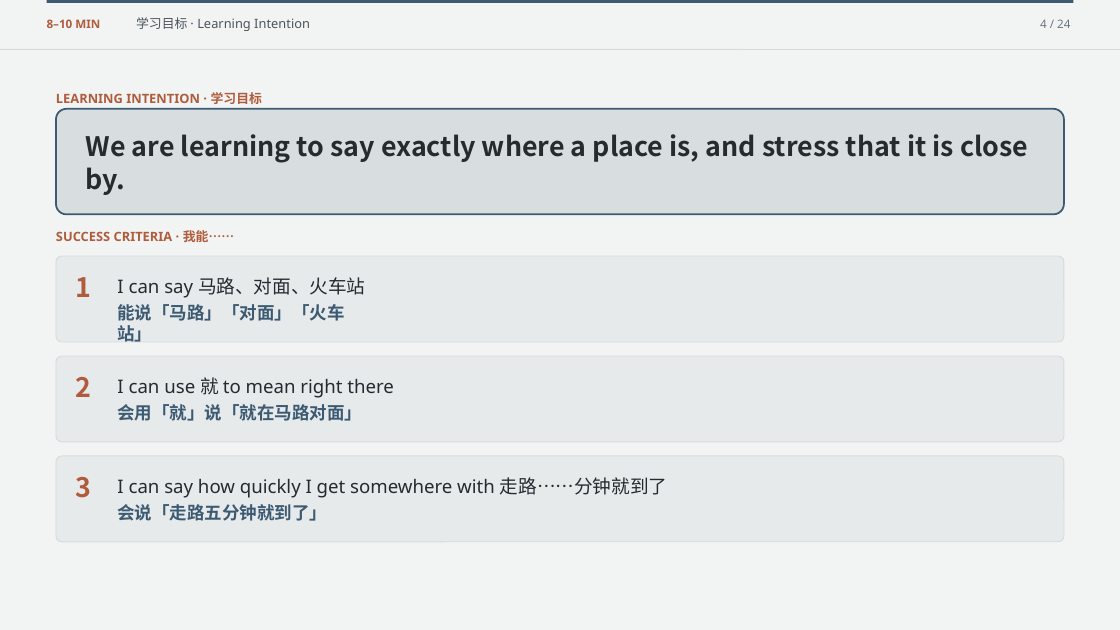
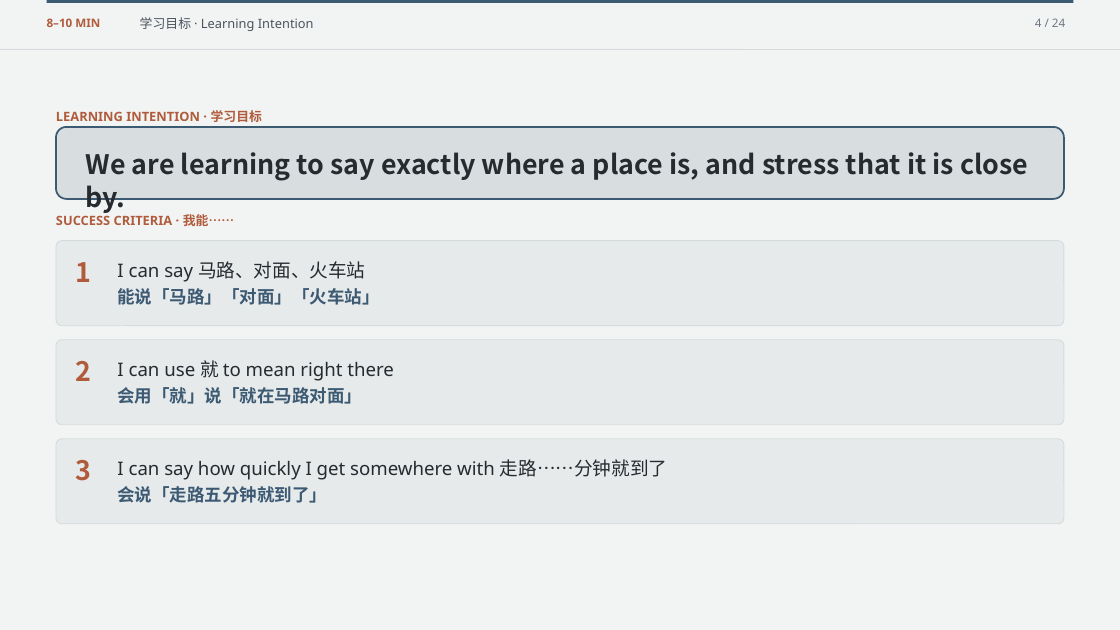
Before and after one commit to luojiahai/deck, a slide deck: slide 4 of index/designs/y8-l15/l3-jiu-across-the-road/l3-jiu-across-the-road.pptx. Drawn at 1120x630 pixels with LibreOffice and Linux fonts; fonts in the diff are those of the drawing. Boxes give left, top, right and bottom in pixels: in the first picture for what was removed or moved away, otherwise in the second. Text is boxed around its words. In the diff, an @@ line names an element or a change of style, - is before the commit and + after.

```diff
--- a/index/designs/y8-l15/l3-jiu-across-the-road/l3-jiu-across-the-road.pptx
+++ b/index/designs/y8-l15/l3-jiu-across-the-road/l3-jiu-across-the-road.pptx
@@ text "学习目标 · Learning Intention": place and size @@
-text "学习目标 · Learning Intention" at [136, 17, 310, 31]
+text "学习目标 · Learning Intention" at [140, 17, 314, 31]
@@ text "4 / 24": place and size @@
-text "4 / 24" at [1040, 19, 1070, 28]
+text "4 / 24" at [1035, 18, 1065, 27]
@@ text "LEARNING INTENTION · 学习目标": place and size @@
-text "LEARNING INTENTION · 学习目标" at [56, 92, 262, 104]
+text "LEARNING INTENTION · 学习目标" at [56, 110, 262, 122]
@@ rounded rectangle: place and size @@
-rounded rectangle at [56, 109, 1065, 215]
+rounded rectangle at [56, 127, 1065, 199]
@@ text "We are learning to say ..." rewrapped from [86, 134, 1028, 195] to [86, 152, 1028, 181] @@
@@ text "I can say 马路、对面、火车站": place and size @@
-text "I can say 马路、对面、火车站" at [117, 277, 365, 298]
+text "I can say 马路、对面、火车站" at [117, 261, 365, 282]
@@ text "能说「马路」「对面」「火车站」" rewrapped from [117, 304, 344, 342] to [117, 288, 379, 305] @@
@@ text "I can use 就 to ...": place and size @@
-text "I can use 就 to ..." at [117, 377, 394, 398]
+text "I can use 就 to ..." at [117, 360, 394, 381]
@@ text "会用「就」说「就在马路对面」": place and size @@
-text "会用「就」说「就在马路对面」" at [117, 404, 362, 421]
+text "会用「就」说「就在马路对面」" at [117, 387, 362, 404]
@@ 4 texts, 3 rounded rectangles: place and size @@
-4 texts, 3 rounded rectangles at [56, 230, 1065, 542]
+4 texts, 3 rounded rectangles at [56, 214, 1065, 523]
@@ proportions changed in 4 elements at [56, 127, 1065, 199], [56, 241, 1065, 326], [56, 339, 1065, 424], [56, 439, 1065, 523] @@
@@ text "I can say how quickly ...": place and size @@
-text "I can say how quickly ..." at [117, 477, 667, 498]
+text "I can say how quickly ..." at [117, 459, 667, 480]
@@ text "会说「走路五分钟就到了」": place and size @@
-text "会说「走路五分钟就到了」" at [117, 504, 327, 521]
+text "会说「走路五分钟就到了」" at [117, 486, 327, 503]
```
Also in this commit, not shown: 8 other slides changed, 49 other files.
